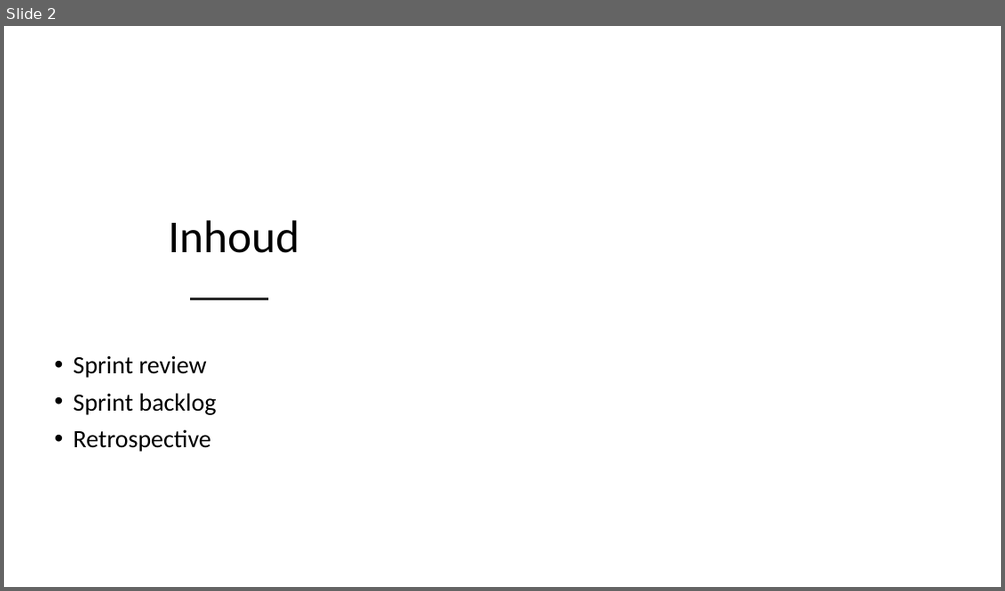
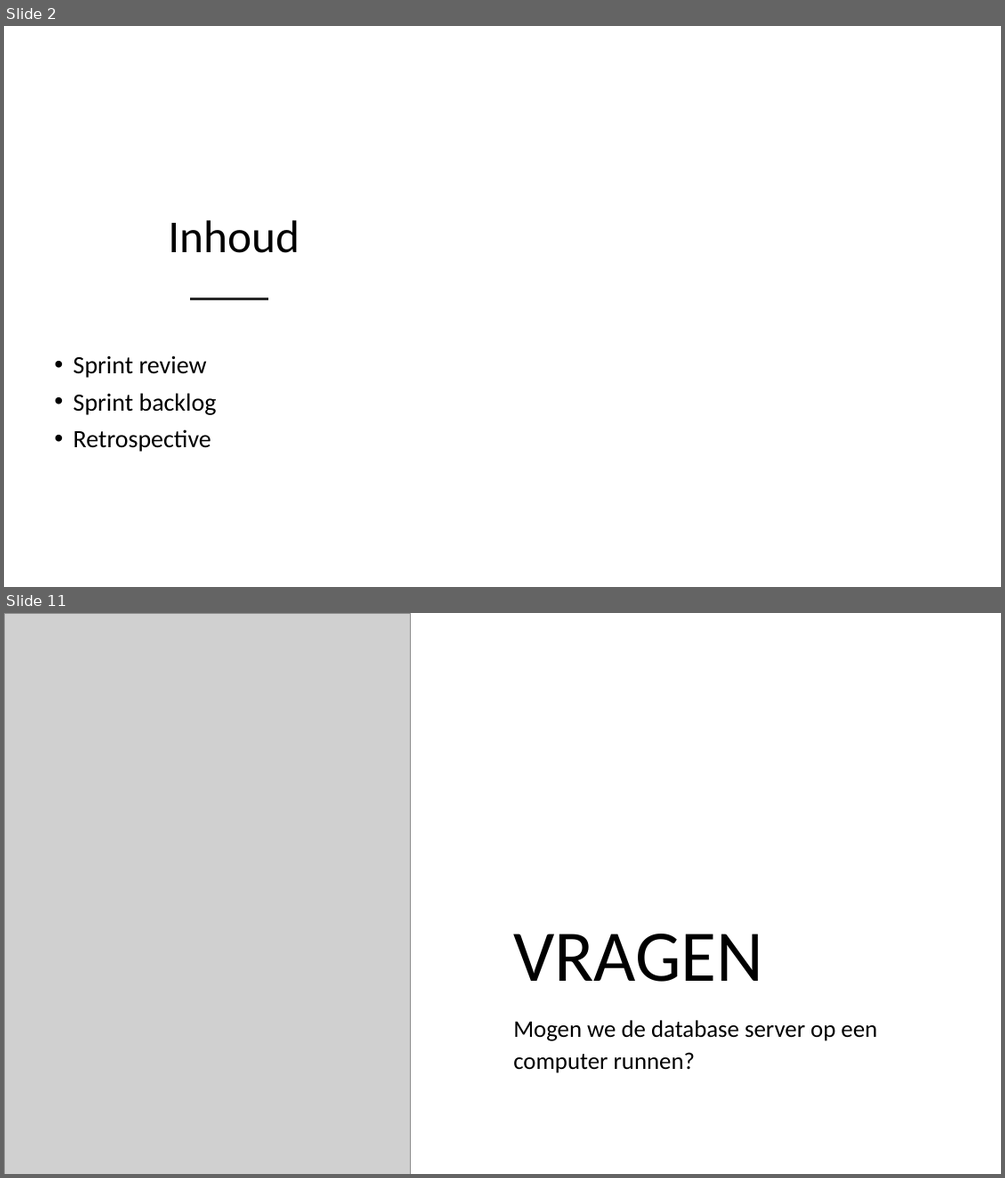
Before and after one commit to Sinjablo/Git-TINPRJ03-34, a slide deck: Presentaties/PresentatieSprint2.pptx. Shown one above the other, each under a label of ours: slide 2 before the commit, slides 2 and 11 after it; the slides between them are not shown. The pictures are 1005x591 and 1005x1178 pixels, drawn with LibreOffice and Linux fonts; fonts in the diff are those of the drawing; grey boxes stand for pictures; background and template pictures are left out. Boxes give left, top, right and bottom in pixels: in the first picture for what was removed or moved away, otherwise in the second. Text is boxed around its words. In the diff, an @@ line names an element or a change of style, - is before the commit and + after.

```diff
--- a/Presentaties/PresentatieSprint2.pptx
+++ b/Presentaties/PresentatieSprint2.pptx
@@ slide 11 added at <box>4,613,1001,1174</box>, background #FFFFFF @@
@@ picture added at <box>4,613,410,1174</box> @@
@@ title added at <box>513,933,763,981</box>, 70 pt, text #000000 @@
+VRAGEN
@@ text added at <box>513,1020,877,1073</box>, 23 pt, text #000000 @@
+Mogen we de database server op een computer runnen?
```
Also in this commit, not shown: 9 other slides added, 3 slides removed, 2 other files.
